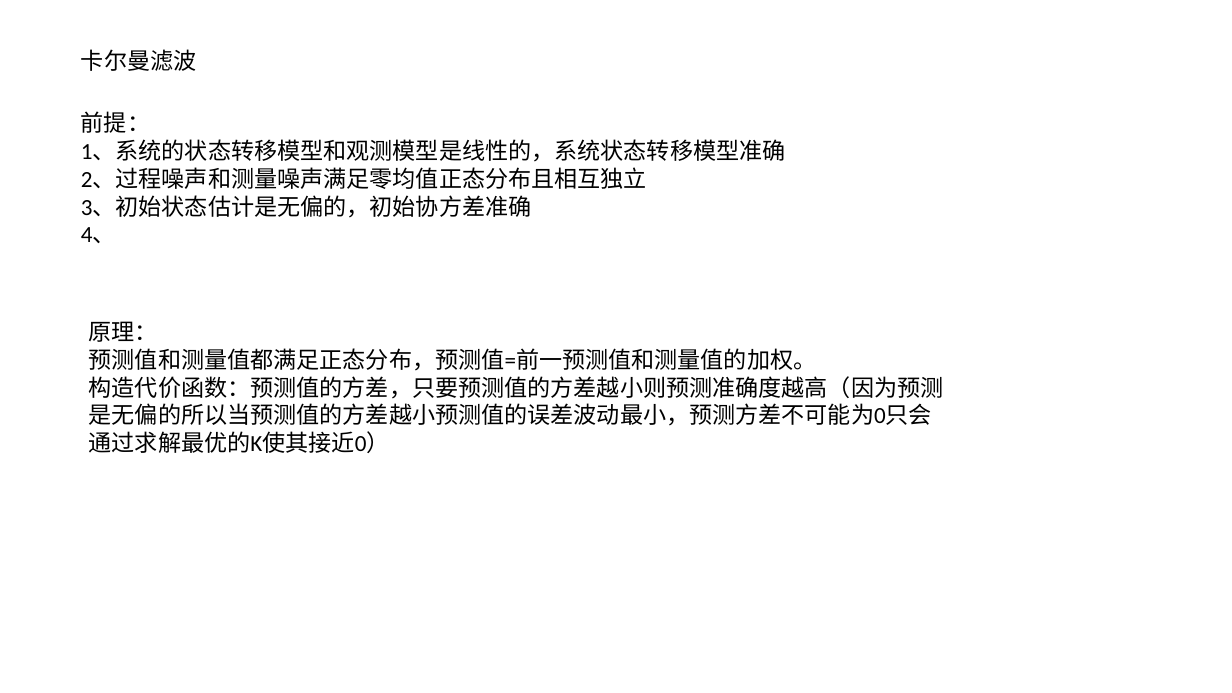
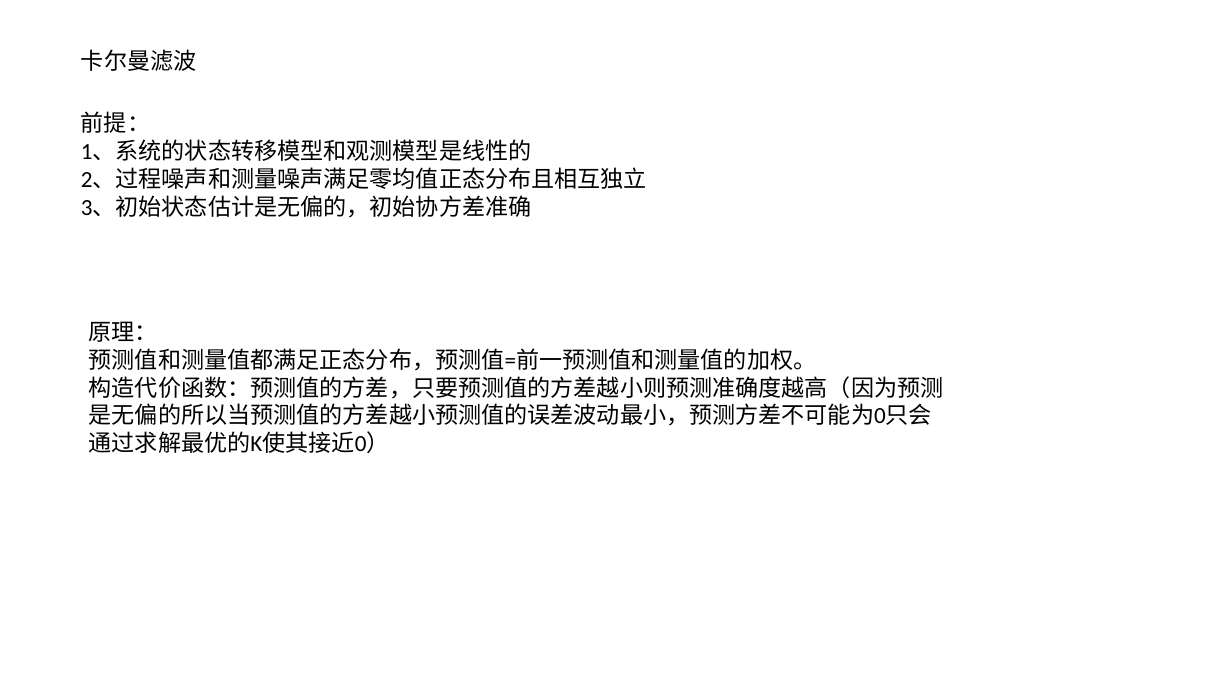
Before and after one commit to Astronute/filter_utils, a slide deck: slide 1 of 滤波.pptx. Drawn at 1232x693 pixels with LibreOffice and Linux fonts; fonts in the diff are those of the drawing. Boxes give left, top, right and bottom in pixels: in the first picture for what was removed or moved away, otherwise in the second. Text is boxed around its words. In the diff, an @@ line names an element or a change of style, - is before the commit and + after.

```diff
--- a/滤波.pptx
+++ b/滤波.pptx
@@ text at (x1=81, y1=140, x2=532, y2=161): text changed @@
-1、系统的状态转移模型和观测模型是线性的，系统状态转移模型准确
+1、系统的状态转移模型和观测模型是线性的
@@ text at (x1=81, y1=227, x2=116, y2=243): paragraph removed @@
-4、
```
Also in this commit, not shown: 3 other slides changed, 5 other files.
